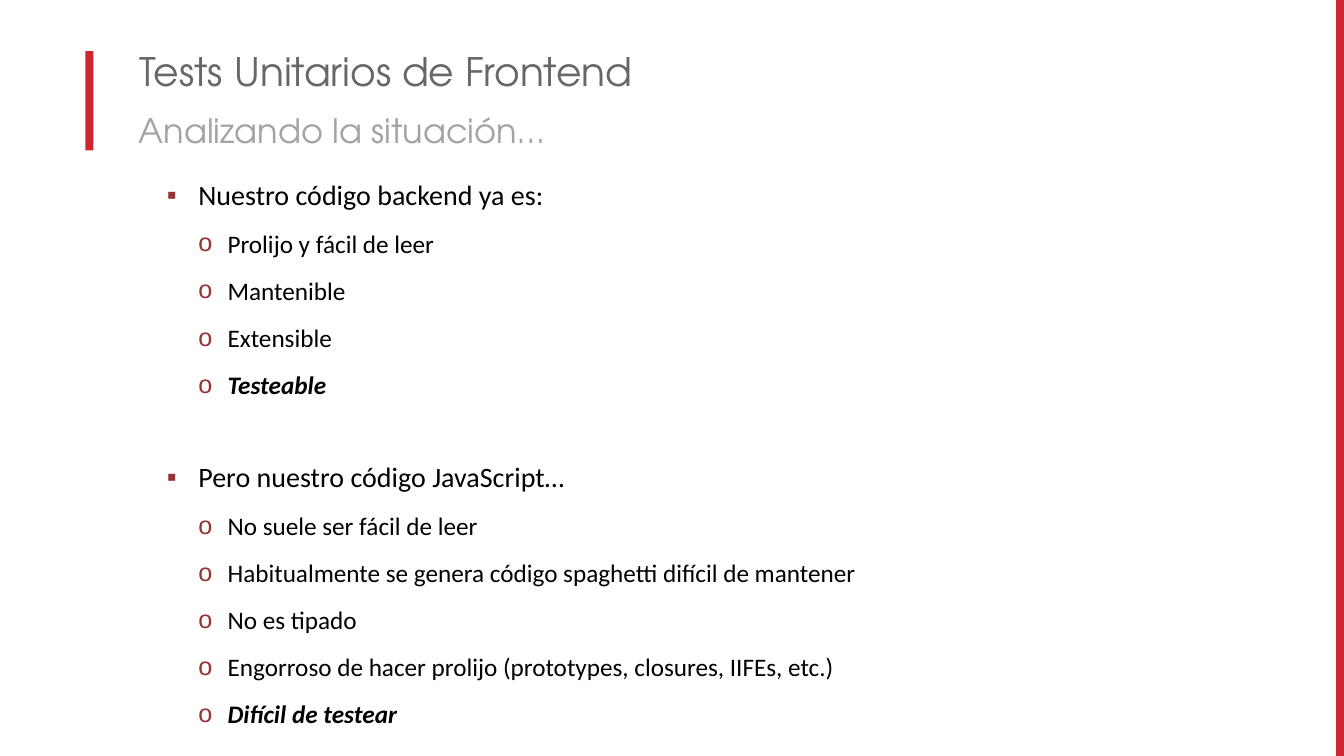
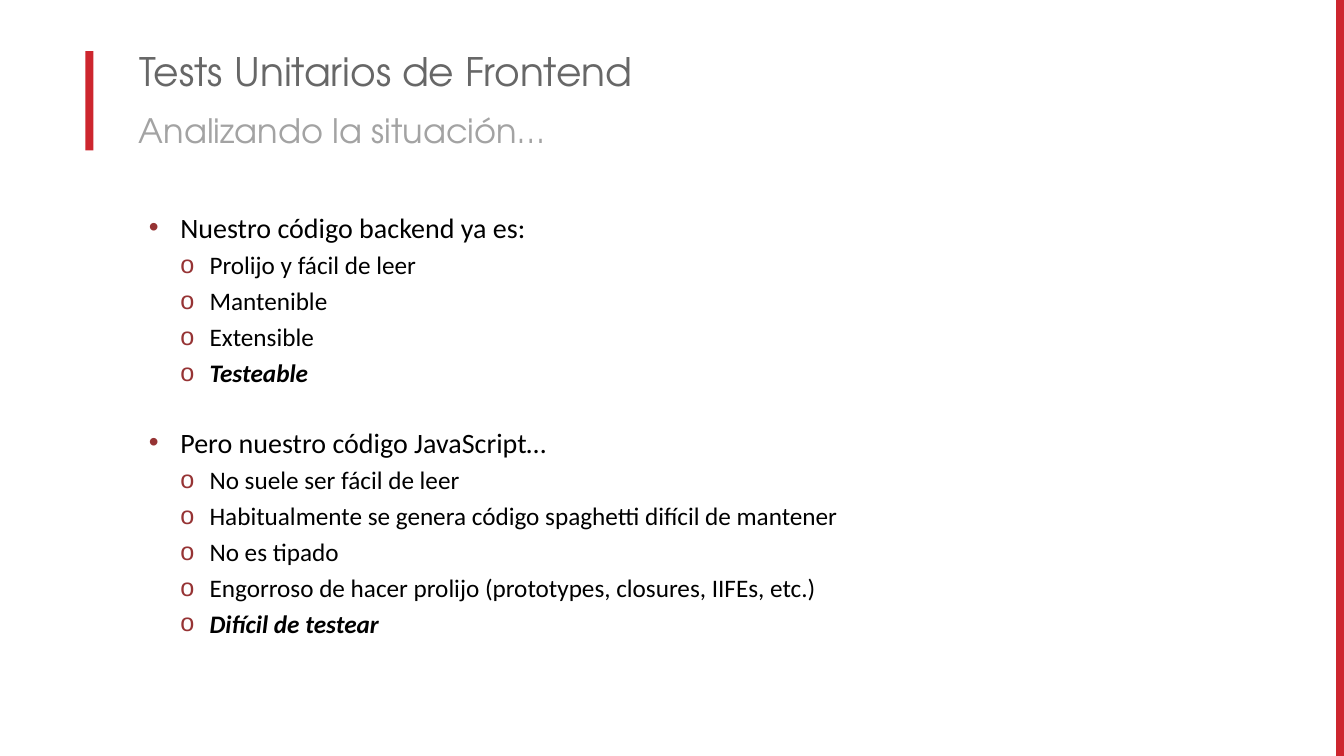
Before and after one commit to lgoldin/DesigningTestableApplications, a slide deck: slide 42 of MUG - Diseñando Aplicaciones Testeables.pptx. Drawn at 1344x756 pixels with LibreOffice and Linux fonts; fonts in the diff are those of the drawing; background and template pictures are left out. Boxes give left, top, right and bottom in pixels: in the first picture for what was removed or moved away, otherwise in the second. Text is boxed around its words. In the diff, an @@ line names an element or a change of style, - is before the commit and + after.

```diff
--- a/MUG - Diseñando Aplicaciones Testeables.pptx
+++ b/MUG - Diseñando Aplicaciones Testeables.pptx
@@ text "Nuestro código backend ya es:": place and size @@
-text "Nuestro código backend ya es:" at <box>198,185,855,724</box>
+text "Nuestro código backend ya es:" at <box>180,218,837,634</box>
@@ text "Nuestro código backend ya es:" at <box>180,218,837,634</box>: bullet ▪ to •; less space between paragraphs @@
```
Also in this commit, not shown: 33 other slides changed.
